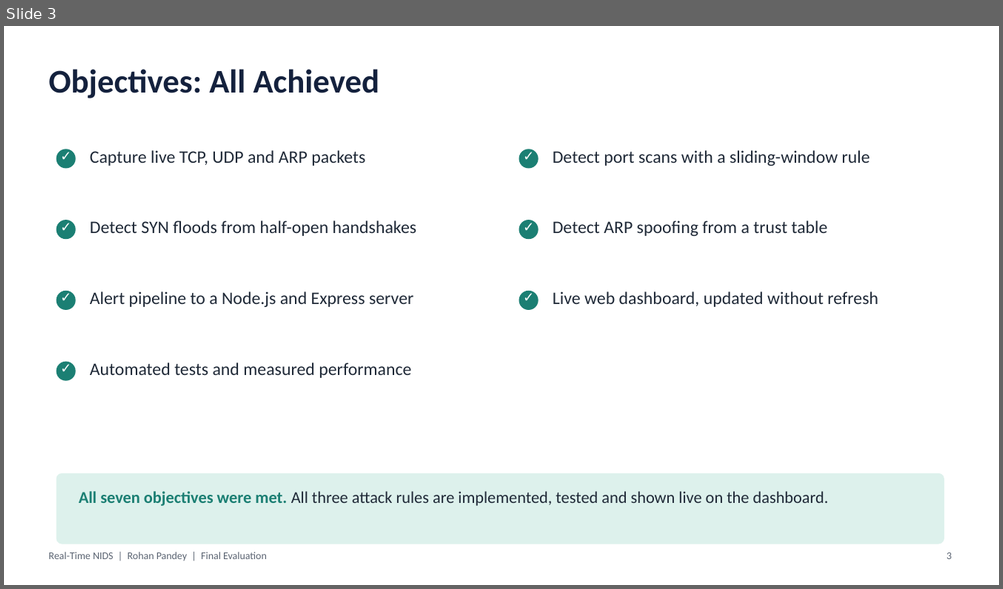
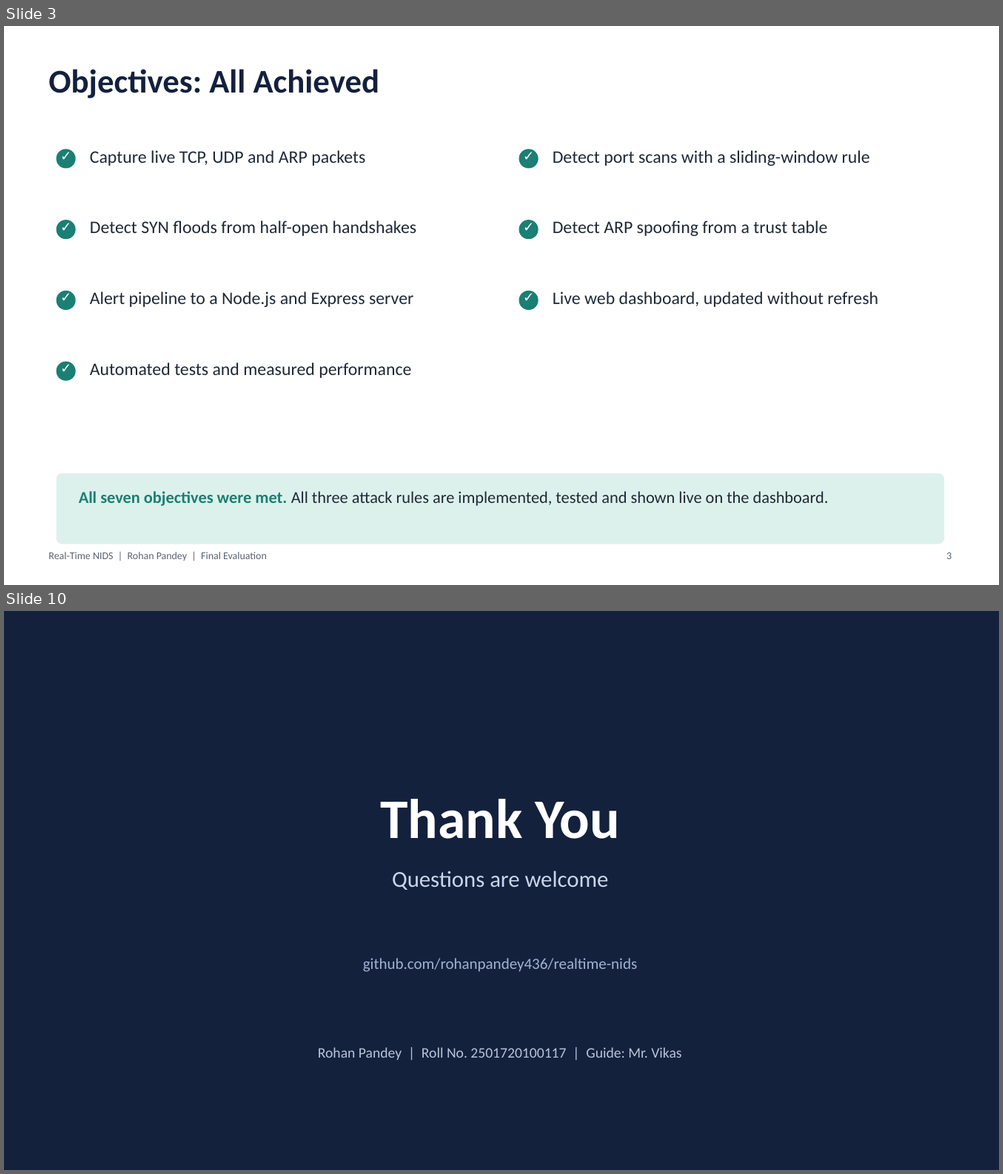
Before and after one commit to rohanpandey436/realtime-nids, a slide deck: NIDS_Final_Presentation_Rohan_Pandey.pptx. Shown one above the other, each under a label of ours: slide 3 before the commit, slides 3 and 10 after it; the slides between them are not shown. The pictures are 1003x589 and 1003x1174 pixels, drawn with LibreOffice and Linux fonts; fonts in the diff are those of the drawing. Boxes give left, top, right and bottom in pixels: in the first picture for what was removed or moved away, otherwise in the second. Text is boxed around its words. In the diff, an @@ line names an element or a change of style, - is before the commit and + after.

Commit message:
Final presentation: technology merged into the architecture slide, thank-you slide kept, 10 slides

```diff
--- a/NIDS_Final_Presentation_Rohan_Pandey.pptx
+++ b/NIDS_Final_Presentation_Rohan_Pandey.pptx
@@ slide 10 added at bbox=[4, 611, 999, 1170], background #14213D @@
@@ text added at bbox=[380, 799, 619, 839], 54 pt, text #FFFFFF, bold @@
+Thank You
@@ text added at bbox=[392, 871, 609, 890], 22 pt, text #C9D6EA @@
+Questions are welcome
@@ text added at bbox=[363, 958, 637, 972], 15 pt, text #9FB3D1 @@
+github.com/rohanpandey436/realtime-nids
@@ text added at bbox=[318, 1048, 681, 1060], 14 pt, text #B8C4D9 @@
+Rohan Pandey | Roll No. 2501720100117 | Guide: Mr. Vikas
```
Also in this commit, not shown: 6 slides changed, 1 slide removed, 1 other file.
